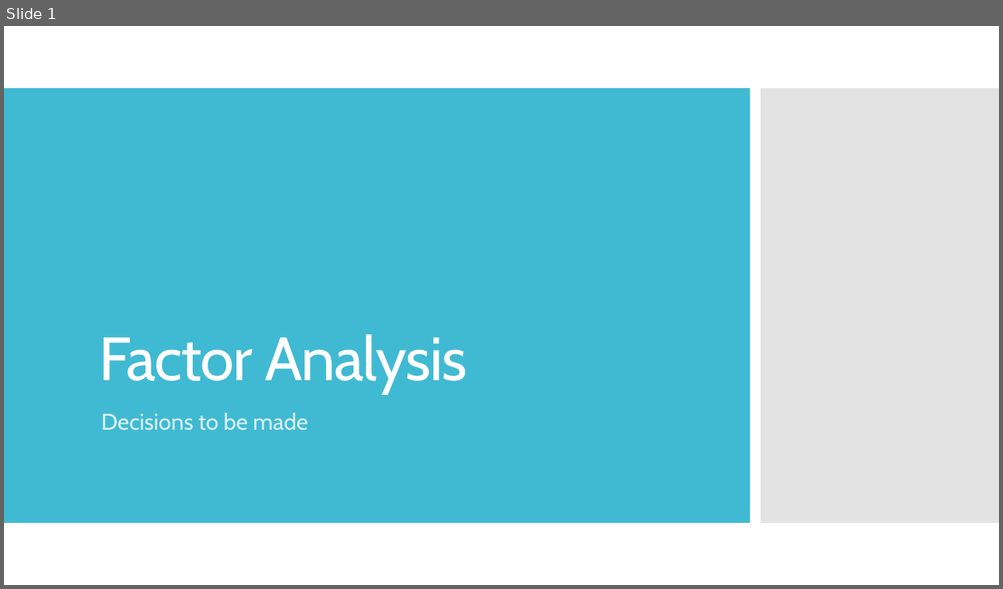
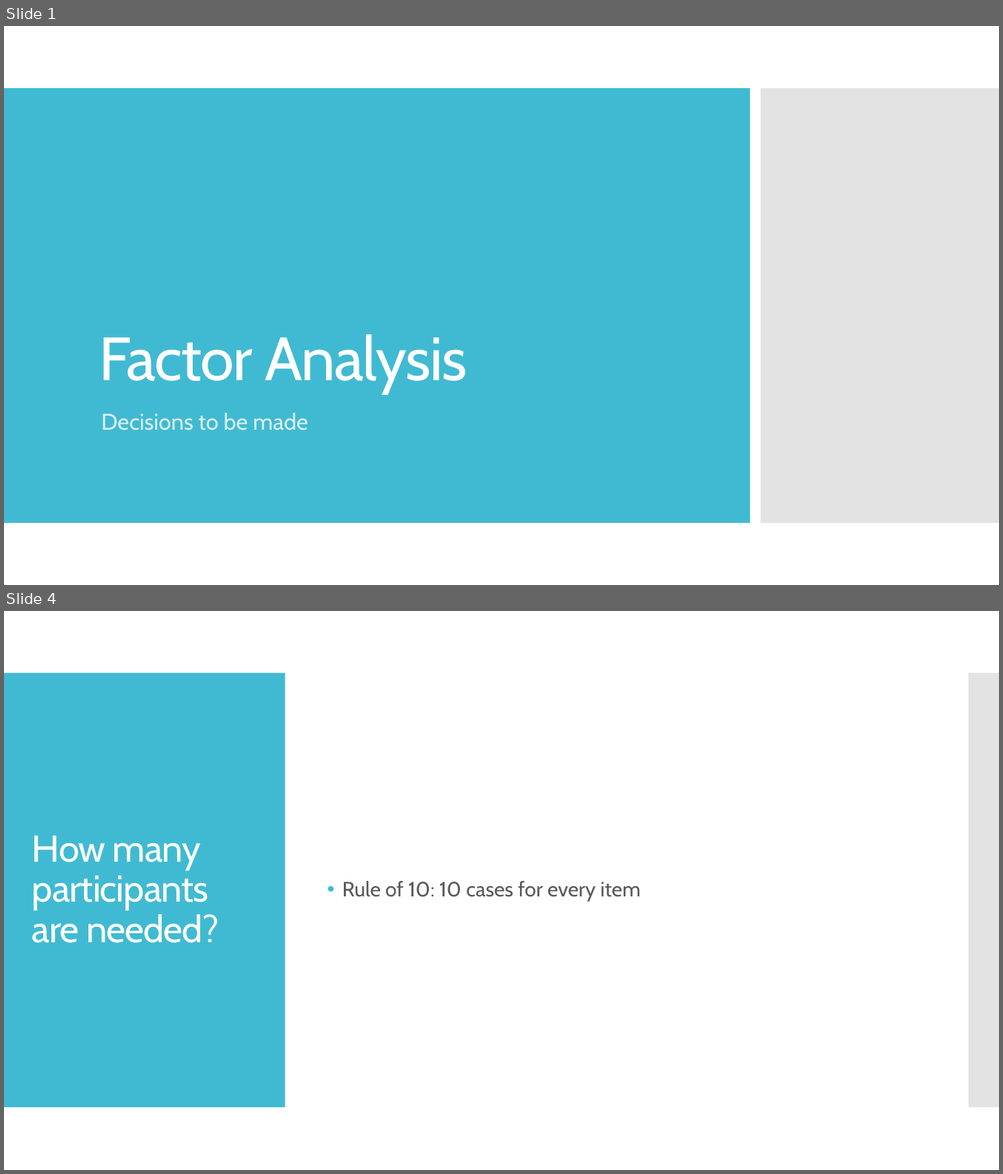
Before and after one commit to SaWilk/Clinical_Backbone_RU5389, a slide deck: information/Factor Analysis.pptx. Shown one above the other, each under a label of ours: slide 1 before the commit, slides 1 and 4 after it; the slides between them are not shown. The pictures are 1003x589 and 1003x1174 pixels, drawn with LibreOffice and Linux fonts; fonts in the diff are those of the drawing. Boxes give left, top, right and bottom in pixels: in the first picture for what was removed or moved away, otherwise in the second. Text is boxed around its words. In the diff, an @@ line names an element or a change of style, - is before the commit and + after.

```diff
--- a/information/Factor Analysis.pptx
+++ b/information/Factor Analysis.pptx
@@ slide 4 added at box(4, 611, 999, 1170), background #FFFFFF @@
@@ rectangle added at box(4, 673, 285, 1108), fill #40BAD2 @@
@@ rectangle added at box(968, 673, 999, 1108), fill #C8C8C8 at 50% opacity @@
@@ title added at box(32, 835, 219, 943), 36 pt, text #FFFFFF @@
+How many participants are needed?
@@ text added at box(342, 881, 640, 902), 20 pt, text #595959 @@
+• Rule of 10: 10 cases for every item
```
Also in this commit, not shown: 3 slides changed, 9 other slides added, 15 other files.
